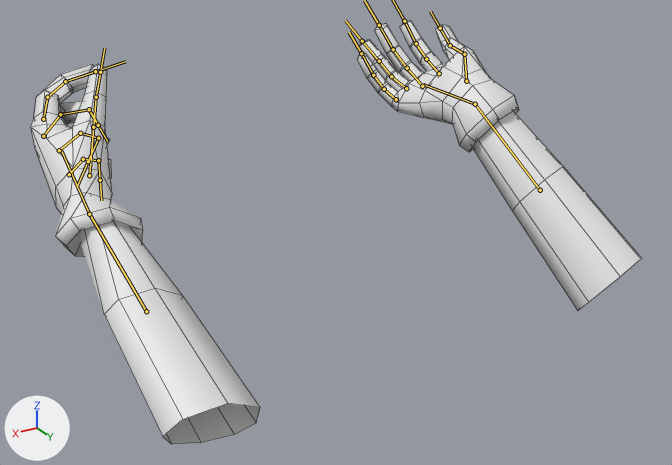
Before and after pictures for a commit that changed the FBX model JAM2021/Assets/Models/LaJamHand.fbx.
Before and after are seen from a 50 mm lens placed at (1.105, 2.194, 1.04), pointed at (-0.006, 0.341, 0.114). The axes (+X, +Y, +Z) are drawn at lower left. The lights are the same throughout. Both versions are drawn at frame 1 of the action 'metarig|cardHold'; the numbers are the values there. The bones that bend it are drawn over the model as lines. Mesh edges are drawn as thin lines.

In view in the first picture: 'Hands'.
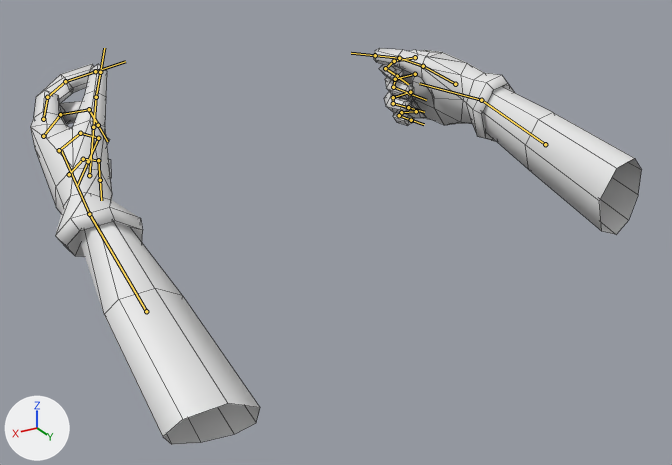
The change, as JSON lines over the scene's bpy script:
```json
{"block": "bone_forearm_r", "where": "bone_forearm_r = bpy.data.objects['metarig'].pose.bones['forearm.R']"}
{"op": "set", "path": "bone_forearm_r.location", "old": "(0.073, 0.003, -0.141)", "new": "(0.182, 0.116, -0.061)"}
{"op": "set", "path": "bone_forearm_r.rotation_quaternion", "old": "(0.828, 0.244, 0.441, 0.247)", "new": "(0.995, 0.097, 0.031, -0.007)", "note": "degrees (52, 38, 52) -> degrees (11, 4, 0)"}
{"block": "bone_hand_r", "where": "bone_hand_r = bpy.data.objects['metarig'].pose.bones['hand.R']  # child of 'forearm.R'"}
{"op": "set", "path": "bone_hand_r.rotation_quaternion", "old": "(0.932, -0.123, 0.085, -0.329)", "new": "(0.992, -0.005, -0.063, 0.111)", "note": "degrees (-17, 4, -40) -> degrees (-1, -7, 13)"}
{"block": "bone_f_index_01_r", "where": "bone_f_index_01_r = bpy.data.objects['metarig'].pose.bones['f_index.01.R']  # child of 'hand.R'"}
{"op": "set", "path": "bone_f_index_01_r.rotation_quaternion", "old": "(0.978, 0.208, 0.0, -0.007)", "new": "(0.857, 0.504, -0.096, 0.046)", "note": "degrees (24, 0, -1) -> degrees (61, -12, -1)"}
{"block": "bone_f_index_02_r", "where": "bone_f_index_02_r = bpy.data.objects['metarig'].pose.bones['f_index.02.R']  # child of 'f_index.01.R'"}
{"op": "set", "path": "bone_f_index_02_r.rotation_quaternion", "old": "(0.99, 0.144, 0.0, 0.0)", "new": "(0.897, 0.438, 0.056, -0.03)", "note": "degrees (17, 0, 0) -> degrees (52, 7, 0)"}
{"block": "bone_f_index_03_r", "where": "bone_f_index_03_r = bpy.data.objects['metarig'].pose.bones['f_index.03.R']  # child of 'f_index.02.R'"}
{"op": "set", "path": "bone_f_index_03_r.rotation_quaternion", "old": "(0.99, 0.144, 0.0, 0.0)", "new": "(0.909, 0.417, 0.022, 0.009)", "note": "degrees (17, 0, 0) -> degrees (49, 2, 2)"}
{"block": "bone_thumb_01_r", "where": "bone_thumb_01_r = bpy.data.objects['metarig'].pose.bones['thumb.01.R']  # child of 'hand.R'"}
{"op": "set", "path": "bone_thumb_01_r.rotation_quaternion", "old": "(0.993, 0.1, -0.052, -0.027)", "new": "(0.967, 0.134, 0.022, -0.216)", "note": "degrees (12, -6, -4) -> degrees (15, 6, -24)"}
{"block": "bone_thumb_02_r", "where": "bone_thumb_02_r = bpy.data.objects['metarig'].pose.bones['thumb.02.R']  # child of 'thumb.01.R'"}
{"op": "set", "path": "bone_thumb_02_r.rotation_quaternion", "old": "(0.994, 0.11, 0.0, 0.0)", "new": "(0.982, 0.018, 0.162, 0.1)", "note": "degrees (13, 0, 0) -> degrees (4, 18, 12)"}
{"block": "bone_thumb_03_r", "where": "bone_thumb_03_r = bpy.data.objects['metarig'].pose.bones['thumb.03.R']  # child of 'thumb.02.R'"}
{"op": "set", "path": "bone_thumb_03_r.rotation_quaternion", "old": "(0.954, -0.3, 0.0, 0.0)", "new": "(0.951, -0.052, 0.283, 0.11)", "note": "degrees (-35, 0, 0) -> degrees (-3, 33, 12)"}
{"block": "bone_f_middle_01_r", "where": "bone_f_middle_01_r = bpy.data.objects['metarig'].pose.bones['f_middle.01.R']  # child of 'hand.R'"}
{"op": "set", "path": "bone_f_middle_01_r.rotation_quaternion", "old": "(0.964, 0.265, -0.012, 0.027)", "new": "(0.839, 0.543, -0.004, 0.03)", "note": "degrees (31, -2, 3) -> degrees (66, -2, 3)"}
{"block": "bone_f_middle_02_r", "where": "bone_f_middle_02_r = bpy.data.objects['metarig'].pose.bones['f_middle.02.R']  # child of 'f_middle.01.R'"}
{"op": "set", "path": "bone_f_middle_02_r.rotation_quaternion", "old": "(0.983, 0.182, 0.0, 0.0)", "new": "(0.831, 0.556, 0.0, -0.001)", "note": "degrees (21, 0, 0) -> degrees (68, 0, 0)"}
{"block": "bone_f_middle_03_r", "where": "bone_f_middle_03_r = bpy.data.objects['metarig'].pose.bones['f_middle.03.R']  # child of 'f_middle.02.R'"}
{"op": "set", "path": "bone_f_middle_03_r.rotation_quaternion", "old": "(0.983, 0.182, 0.0, 0.0)", "new": "(0.935, 0.355, 0.0, 0.0)", "note": "degrees (21, 0, 0) -> degrees (42, 0, 0)"}
{"block": "bone_f_ring_01_r", "where": "bone_f_ring_01_r = bpy.data.objects['metarig'].pose.bones['f_ring.01.R']  # child of 'hand.R'"}
{"op": "set", "path": "bone_f_ring_01_r.rotation_quaternion", "old": "(0.964, 0.261, 0.0, 0.049)", "new": "(0.748, 0.659, 0.025, 0.078)", "note": "degrees (30, -1, 5) -> degrees (82, -4, 9)"}
{"block": "bone_f_ring_02_r", "where": "bone_f_ring_02_r = bpy.data.objects['metarig'].pose.bones['f_ring.02.R']  # child of 'f_ring.01.R'"}
{"op": "set", "path": "bone_f_ring_02_r.rotation_quaternion", "old": "(0.984, 0.18, 0.0, 0.0)", "new": "(0.883, 0.47, 0.0, 0.0)", "note": "degrees (21, 0, 0) -> degrees (56, 0, 0)"}
{"block": "bone_f_ring_03_r", "where": "bone_f_ring_03_r = bpy.data.objects['metarig'].pose.bones['f_ring.03.R']  # child of 'f_ring.02.R'"}
{"op": "set", "path": "bone_f_ring_03_r.rotation_quaternion", "old": "(1.0, 0.0, 0.0, 0.0)", "new": "(0.96, 0.279, 0.0, 0.0)", "note": "degrees (0, 0, 0) -> degrees (32, 0, 0)"}
{"block": "bone_f_pinky_01_r", "where": "bone_f_pinky_01_r = bpy.data.objects['metarig'].pose.bones['f_pinky.01.R']  # child of 'hand.R'"}
{"op": "set", "path": "bone_f_pinky_01_r.rotation_quaternion", "old": "(0.961, 0.265, -0.017, 0.076)", "new": "(0.788, 0.606, 0.089, 0.058)", "note": "degrees (31, -4, 8) -> degrees (76, 4, 11)"}
{"block": "bone_f_pinky_02_r", "where": "bone_f_pinky_02_r = bpy.data.objects['metarig'].pose.bones['f_pinky.02.R']  # child of 'f_pinky.01.R'"}
{"op": "set", "path": "bone_f_pinky_02_r.rotation_quaternion", "old": "(0.983, 0.182, 0.0, 0.0)", "new": "(0.921, 0.391, 0.0, 0.0)", "note": "degrees (21, 0, 0) -> degrees (46, 0, 0)"}
{"block": "bone_f_pinky_03_r", "where": "bone_f_pinky_03_r = bpy.data.objects['metarig'].pose.bones['f_pinky.03.R']  # child of 'f_pinky.02.R'"}
{"op": "set", "path": "bone_f_pinky_03_r.rotation_quaternion", "old": "(0.983, 0.182, 0.0, 0.0)", "new": "(0.921, 0.391, 0.0, 0.0)", "note": "degrees (21, 0, 0) -> degrees (46, 0, 0)"}
```

Where the change shows, as pixel boxes (x1, y1, x2, y2) in the pictures (672 x 465 px):
```json
{"object": "Hands", "change": "posed", "before": [30, 21, 642, 445], "after": [30, 48, 642, 445], "on screen": "6% shorter"}
{"bone": "forearm.R", "before": "(540, 190) to (475, 104)", "after": "(545, 144) to (481, 100)"}
{"bone": "hand.R", "before": "(475, 104) to (423, 84)", "after": "(481, 100) to (419, 83)"}
{"bone": "f_index.01.R", "before": "(439, 73) to (426, 59)", "after": "(415, 57) to (394, 61)"}
{"bone": "f_index.02.R", "before": "(426, 59) to (416, 43)", "after": "(394, 61) to (385, 68)"}
{"bone": "f_index.03.R", "before": "(416, 43) to (404, 21)", "after": "(385, 68) to (397, 76)"}
{"bone": "thumb.01.R", "before": "(466, 81) to (464, 54)", "after": "(455, 84) to (423, 66)"}
{"bone": "thumb.02.R", "before": "(464, 54) to (450, 45)", "after": "(423, 66) to (399, 58)"}
{"bone": "thumb.03.R", "before": "(450, 45) to (440, 28)", "after": "(399, 58) to (375, 55)"}
{"bone": "f_middle.01.R", "before": "(422, 86) to (407, 68)", "after": "(415, 74) to (395, 79)"}
{"bone": "f_middle.02.R", "before": "(407, 68) to (393, 49)", "after": "(395, 79) to (393, 87)"}
{"bone": "f_middle.03.R", "before": "(393, 49) to (379, 25)", "after": "(393, 87) to (409, 93)"}
{"bone": "f_ring.01.R", "before": "(406, 88) to (391, 76)", "after": "(410, 92) to (393, 97)"}
{"bone": "f_ring.02.R", "before": "(391, 76) to (379, 61)", "after": "(393, 97) to (393, 103)"}
{"bone": "f_ring.03.R", "before": "(379, 61) to (362, 41)", "after": "(393, 103) to (408, 107)"}
{"bone": "f_pinky.01.R", "before": "(396, 99) to (384, 89)", "after": "(416, 111) to (401, 112)"}
{"bone": "f_pinky.02.R", "before": "(384, 89) to (373, 75)", "after": "(401, 112) to (399, 115)"}
{"bone": "f_pinky.03.R", "before": "(373, 75) to (361, 53)", "after": "(399, 115) to (411, 120)"}
```
